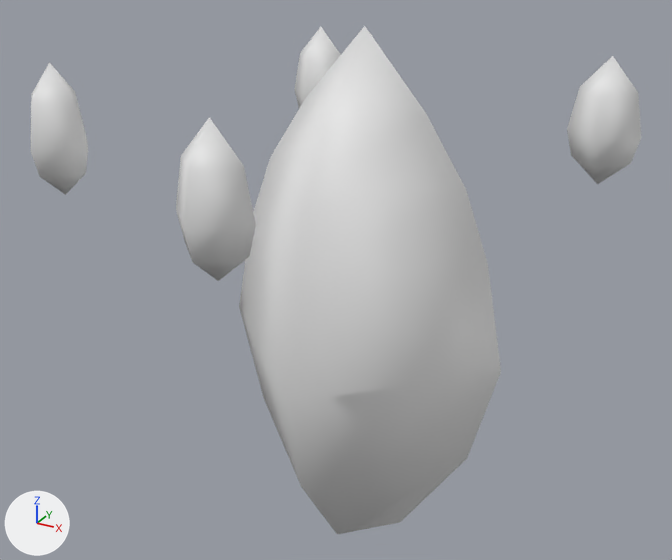
Renders of the FBX model Assets/Models/EffectsModels/Flame.fbx from each side of a commit.
The view is the same before and after, from a 50 mm camera at (0.263, -0.514, 0.469) aimed at (-0.014, -0.01, 0.217). Lighting does not change. The marker at lower left points along +X, +Y and +Z.

Objects in the first picture: 'Flame'.
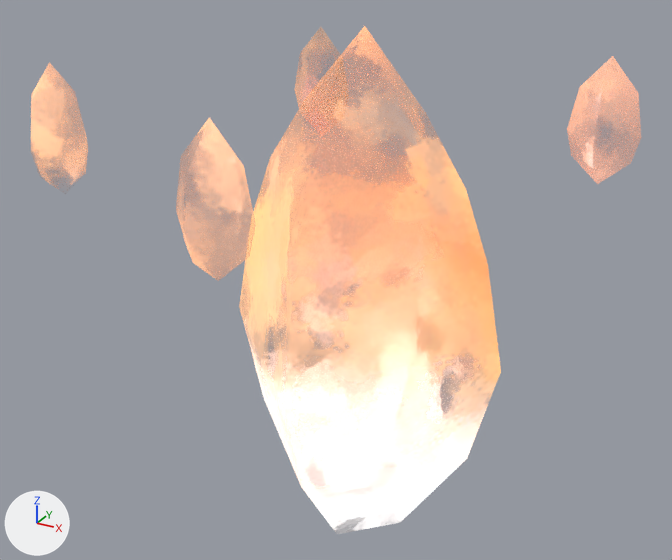
Pixel boxes [x1, y1, x2, y2] of what changed, in the pictures (672 x 560 px):
'Flame', surface changed
    both: [31, 26, 641, 534]

The change, as a list of edits to the scene's bpy script:
```text
Add img_torch_flame_albedotransparency_png:
    img_torch_flame_albedotransparency_png = load_image('torch_flame_AlbedoTransparency.png', '../../Textures/EffectsTextures/torch_flame_AlbedoTransparency.png', 256, 256, 'Non-Color')
Change mat_torch_flame:
    where n0 = _N.new('ShaderNodeBsdfPrincipled'); n0.name = 'Principled BSDF'
    add n0.inputs[2].default_value = 1.0  # 'Roughness'
    add n0.inputs[28].default_value = 1.0  # 'Emission Strength'
    add n2 = _N.new('ShaderNodeTexImage'); n2.name = 'Image Texture'
    add n2.image = img_torch_flame_albedotransparency_png
    add n3 = _N.new('ShaderNodeTexImage'); n3.name = 'Image Texture.001'
    add n3.image = img_torch_flame_albedotransparency_png
    add n4 = _N.new('ShaderNodeTexImage'); n4.name = 'Image Texture.002'
    add n4.image = img_torch_flame_albedotransparency_png
    add _L.new(n2.outputs[0], n0.inputs[0])  # 'Color' to 'Base Color'
    add _L.new(n3.outputs[0], n0.inputs[27])  # 'Color' to 'Emission Color'
    add _L.new(n4.outputs[0], n0.inputs[4])  # 'Color' to 'Alpha'
```
